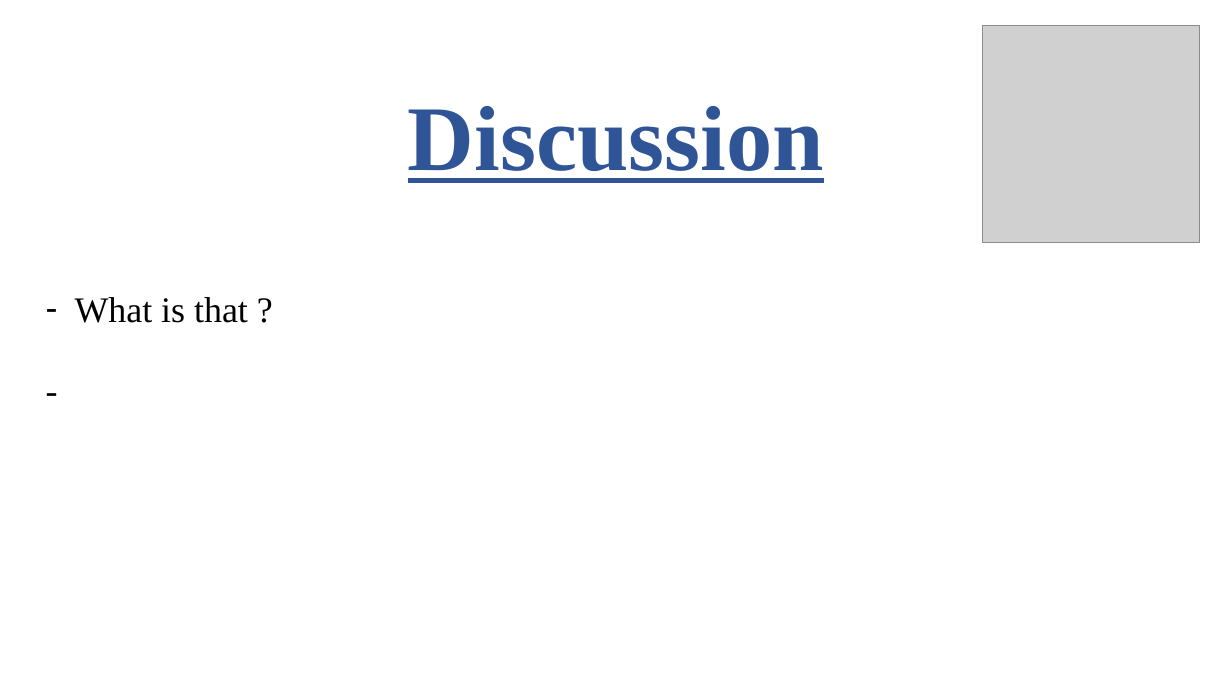
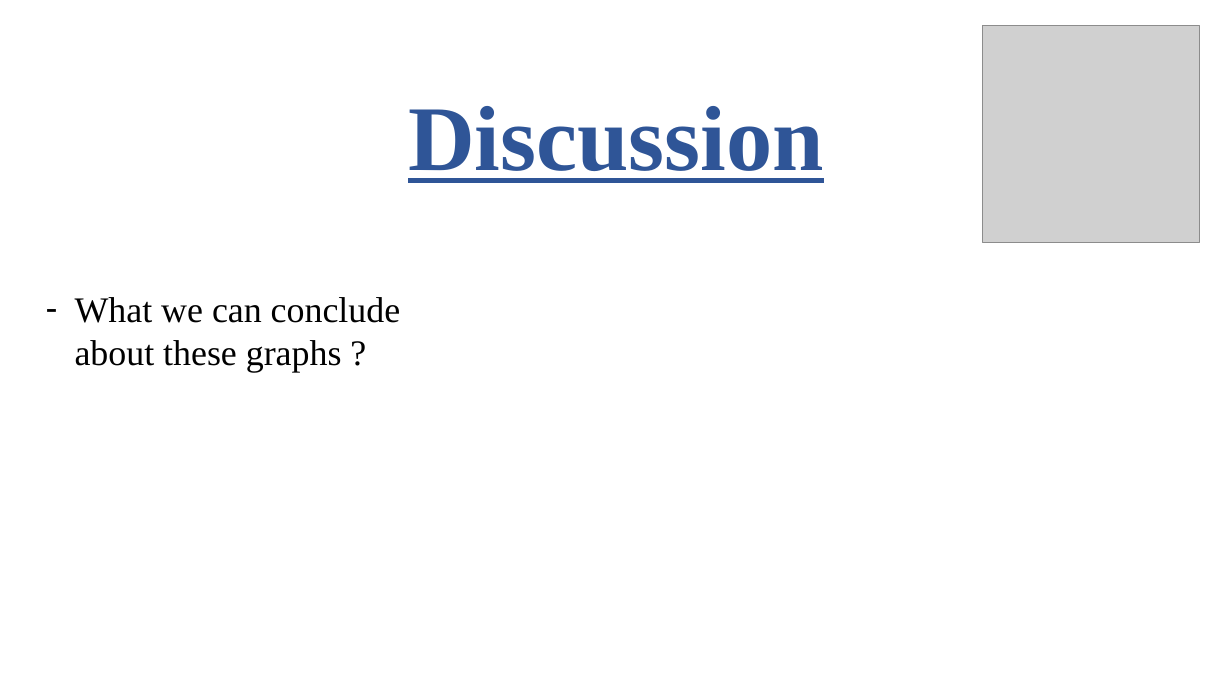
Before and after one commit to robinengels/Anglais, a slide deck: slide 16 of Anglais.pptx (slide 13 before the commit). Drawn at 1232x693 pixels with LibreOffice and Linux fonts; fonts in the diff are those of the drawing; grey boxes stand for pictures. Boxes give left, top, right and bottom in pixels: in the first picture for what was removed or moved away, otherwise in the second. Text is boxed around its words. In the diff, an @@ line names an element or a change of style, - is before the commit and + after.

```diff
--- a/Anglais.pptx
+++ b/Anglais.pptx
@@ text removed at [75,297,248,323] @@
-– What is that ?
@@ text added at [75,297,400,372], 28 pt, text #000000 @@
+– What we can conclude about these graphs ?
@@ text removed at [37,363,77,416] @@
--
```
Also in this commit, not shown: 1 other slide changed, 6 slides added, 2 slides removed, 1 other file.
